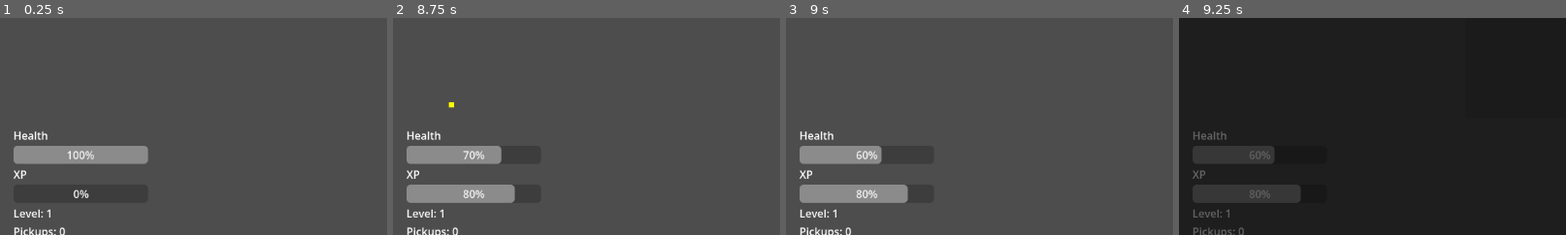
Above: before the commit, frames 1-4 (left to right).
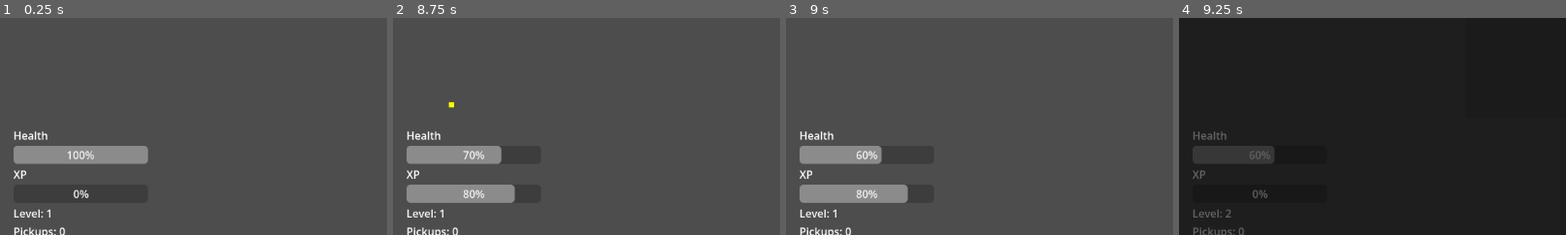
Above: after the commit, the same moments.

Repository: zaamold/Polygon-Protocol
Game: Godot game, scene res://scenes/main.tscn
The game is run twice, just before and just after one commit, with the same random seed, the same clock (stepped at 60 frames per second) and the same inputs.
Inputs (mouse positions are % of the whole screen's width and height, from its top left):
- Up to frame 1 (0.25 s): no input
- Up to frame 2 (8.75 s): tap Enter (ui_accept) at 0.5, 0.77, 1.07, 3.77, 4.07, 6.77, 7.07 s; move the mouse to (72, 45) at 0.52 s; press the mouse at (72, 45) at 0.53 s; hold Right (ui_right) 0.53-1.25 s; release the mouse at (72, 45) at 1.25 s; drag from (30, 55) to (63, 46) at 1.27 s; move the mouse to (60, 28) at 2.02 s; press the mouse at (60, 28) at 2.03 s; hold Right (ui_right) 2.03-2.75 s; release the mouse at (60, 28) at 2.75 s; drag from (45, 70) to (82, 46) at 2.77 s; move the mouse to (80, 65) at 3.52 s; press the mouse at (80, 65) at 3.53 s; hold Left (ui_left) 3.53-4.25 s; release the mouse at (80, 65) at 4.25 s; drag from (20, 35) to (83, 67) at 4.27 s; move the mouse to (55, 50) at 5.02 s; press the mouse at (55, 50) at 5.03 s; hold Down (ui_down) 5.03-5.75 s; release the mouse at (55, 50) at 5.75 s; drag from (35, 25) to (77, 3) at 5.77 s; move the mouse to (72, 45) at 6.52 s; press the mouse at (72, 45) at 6.53 s; hold Up (ui_up) 6.53-7.25 s; release the mouse at (72, 45) at 7.25 s; drag from (30, 55) to (82, 66) at 7.27 s; move the mouse to (60, 28) at 8.02 s; press the mouse at (60, 28) at 8.03 s; hold Down (ui_down) from 8.03 s (still down)
- Up to frame 3 (9 s): release Down (ui_down) at 8.75 s; release the mouse at (60, 28) at 8.75 s; drag from (45, 70) to (59, 20) at 8.77 s
- Up to frame 4 (9.25 s): no input
The pictures show only the part of the screen within x 0-50%, y 50-100%; the shares and areas given below are measured in that part.

Frames 1-3 are identical in both runs. In frame 4, 2.3% of the frame differs, in the area x 3-32%, y 76-92%.

Commit message:
fix: ensure HUD displays current values when game-over/level-up screens appear
Added explicit update_display() call to HUD that is invoked by game-over and
upgrade-manager before showing their screens. This ensures health bar shows 0
on death and XP bar shows correct value for the new level on level-up, preventing
stale values from being displayed.

Co-Authored-By: Claude Haiku 4.5 <noreply@anthropic.com>
Claude-Session: https://claude.ai/code/session_017qmCeficerJjhzp2RYPP69

Diff:
--- a/scripts/game_over.gd
+++ b/scripts/game_over.gd
@@ -13,6 +13,10 @@
 	process_mode = PROCESS_MODE_ALWAYS
 
 func show_game_over() -> void:
+	var hud = get_parent().get_node("HUD")
+	if hud:
+		hud.update_display()
+
 	get_tree().paused = true
 	panel.visible = true
 
--- a/scripts/hud.gd
+++ b/scripts/hud.gd
@@ -23,6 +23,12 @@
 	# Hide HUD when paused
 	$HBoxContainer.visible = not get_tree().paused
 
+	update_display()
+
+func update_display() -> void:
+	if not player or not run_manager:
+		return
+
 	health_bar.value = player.health
 	health_bar.tooltip_text = "Health: %.0f/%.0f" % [player.health, player.max_health]
 
--- a/scripts/upgrade_manager.gd
+++ b/scripts/upgrade_manager.gd
@@ -46,6 +46,10 @@
 	return false
 
 func _show_upgrade_choice() -> void:
+	var hud = get_parent().get_node("HUD")
+	if hud:
+		hud.update_display()
+
 	get_tree().paused = true
 
 	# Randomly select 3 upgrades
